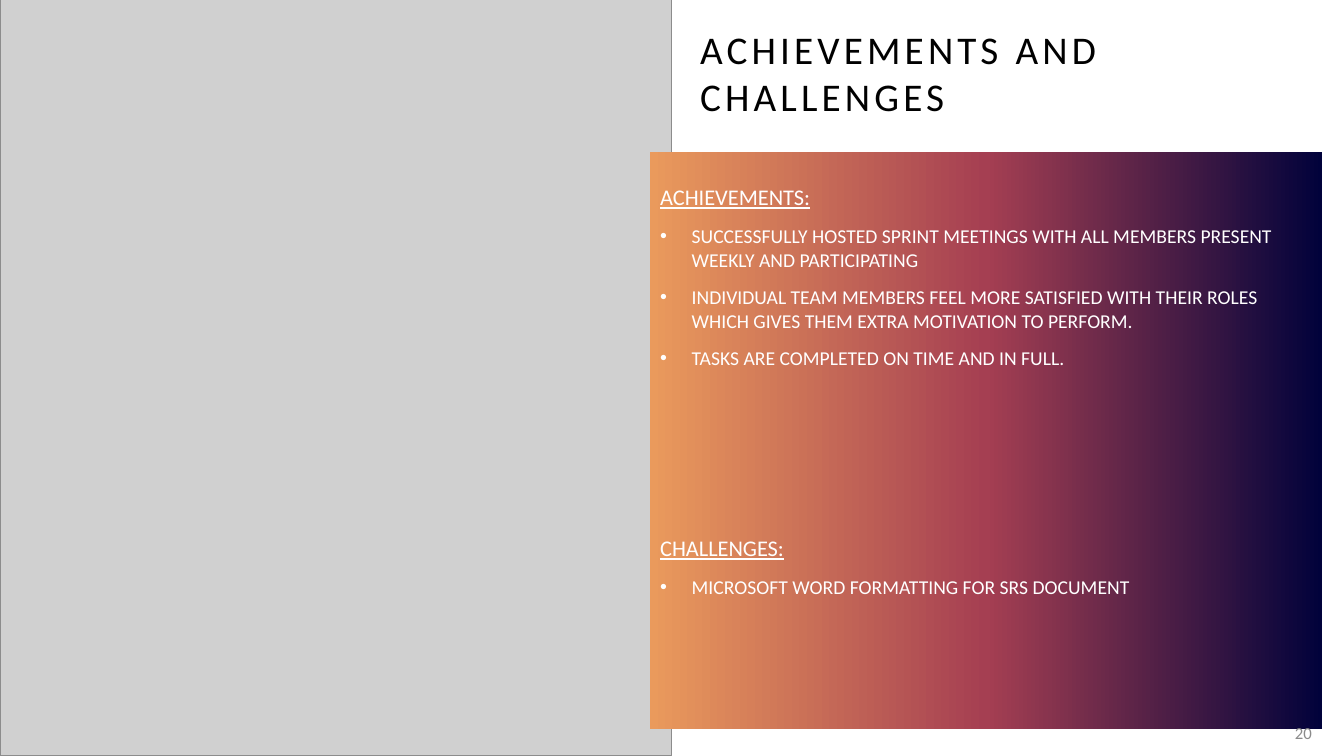
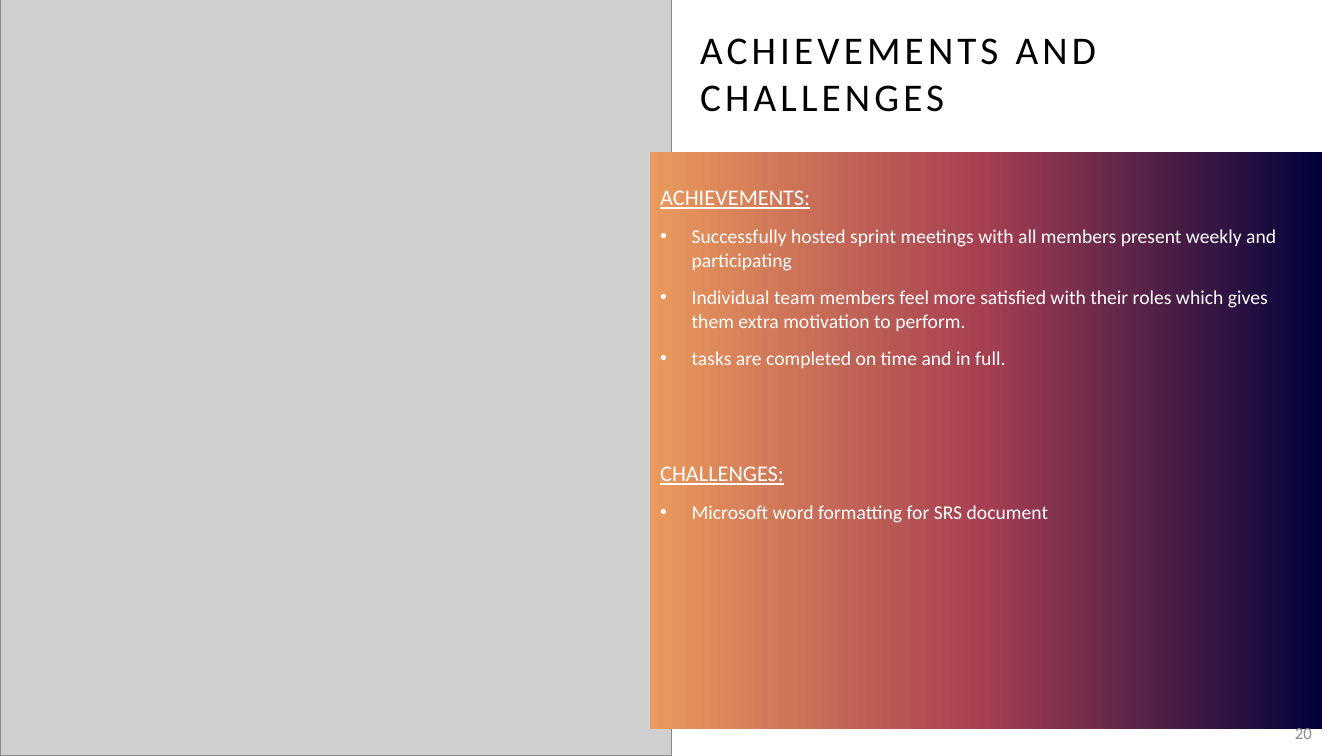
Before and after one commit to KL-3/CentRes, a slide deck: slide 20 of CentRes.pptx. Drawn at 1344x756 pixels with LibreOffice and Linux fonts; fonts in the diff are those of the drawing; grey boxes stand for pictures. Boxes give left, top, right and bottom in pixels: in the first picture for what was removed or moved away, otherwise in the second. Text is boxed around its words. In the diff, an @@ line names an element or a change of style, - is before the commit and + after.

```diff
--- a/CentRes.pptx
+++ b/CentRes.pptx
@@ text at (x1=692, y1=229, x2=1276, y2=368): text changed @@
-• SUCCESSFULLY HOSTED SPRINT MEETINGS WITH ALL MEMBERS PRESENT WEEKLY AND PARTICIPATING
-• INDIVIDUAL TEAM MEMBERS FEEL MORE SATISFIED WITH THEIR ROLES WHICH GIVES THEM EXTRA MOTIVATION TO PERFORM.
-• TASKS ARE COMPLETED ON TIME AND IN FULL.
+• Successfully hosted sprint meetings with all members present weekly and participating
+• Individual team members feel more satisfied with their roles which gives them extra motivation to perform.
+• tasks are completed on time and in full.
@@ text at (x1=692, y1=505, x2=1048, y2=523): text changed @@
-• MICROSOFT WORD FORMATTING FOR SRS DOCUMENT
+• Microsoft word formatting for SRS document
```
Also in this commit, not shown: 3 other slides changed.
